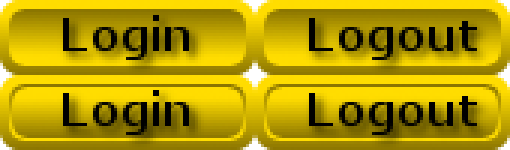
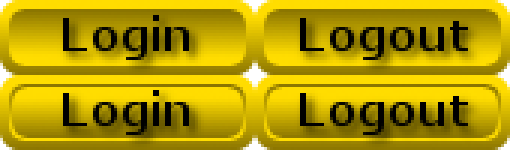
Layers edited between the first and the second 510px x 150px image:
painted on "Logout" over [300, 18, 477, 135]
painted on "Drop Shadow#1" over [297, 18, 489, 150]
